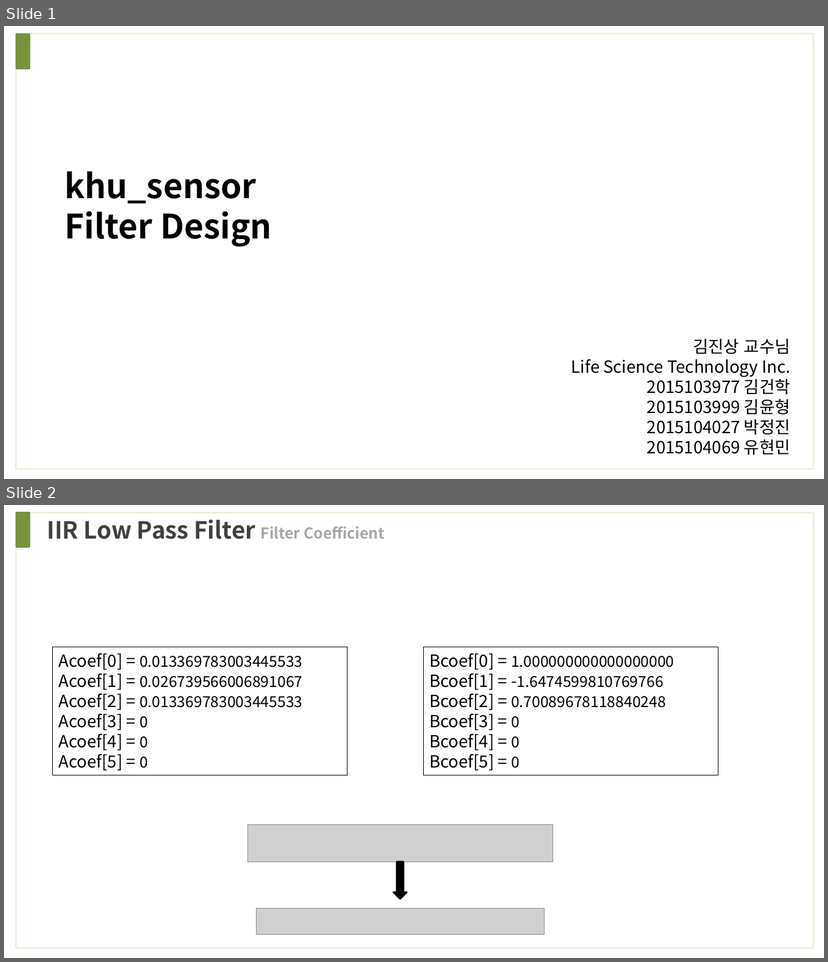
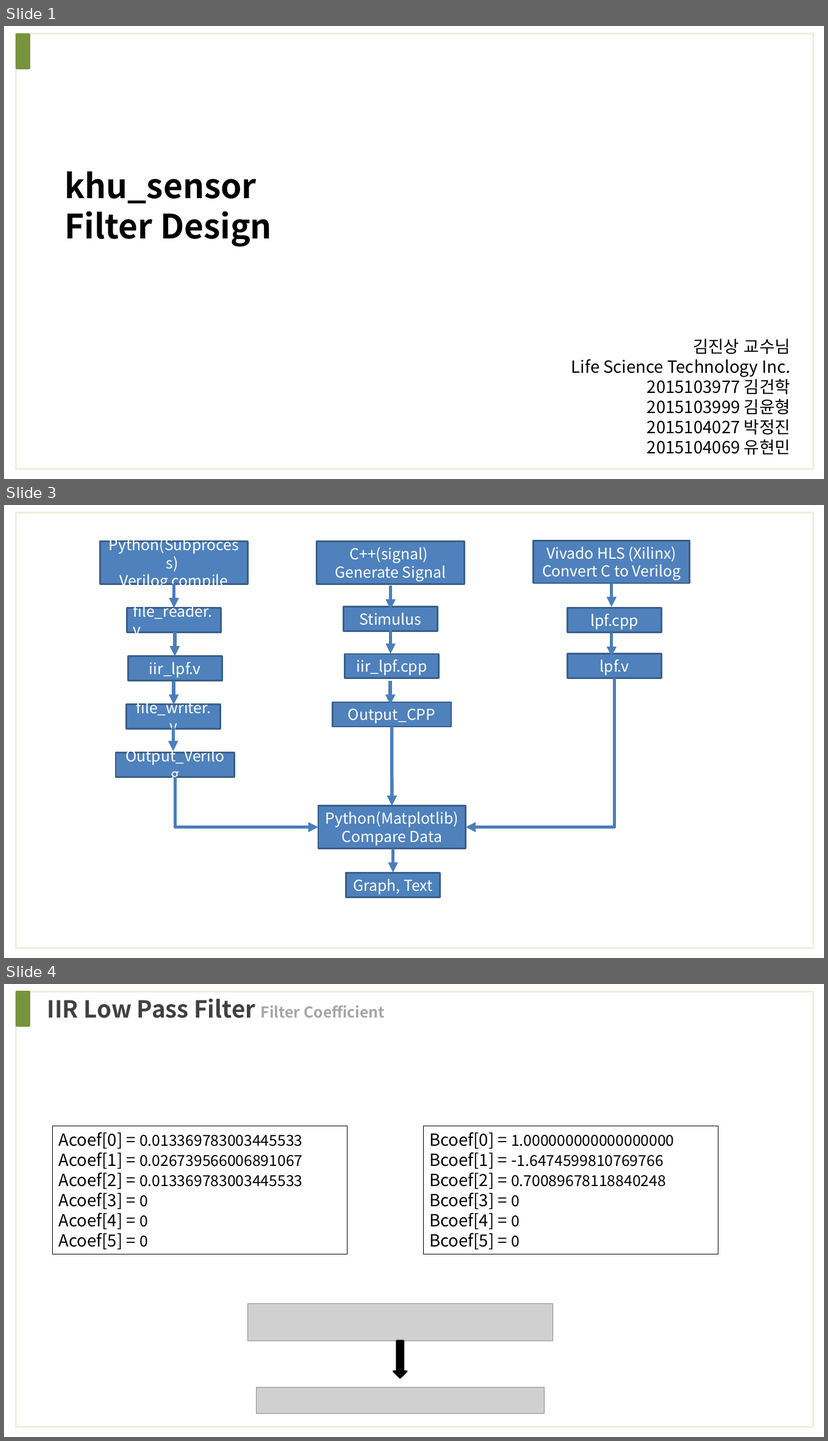
Before and after one commit to wjdwls0630/khu_sensor, a slide deck: Reference/Filter/Filter_Test.pptx. Shown one above the other, each under a label of ours: slides 1 and 2 before the commit, slides 1, 3 and 4 after it; the slides between them are not shown. The pictures are 828x962 and 828x1441 pixels, drawn with LibreOffice and Linux fonts; fonts in the diff are those of the drawing; grey boxes stand for pictures. Boxes give left, top, right and bottom in pixels: in the first picture for what was removed or moved away, otherwise in the second. Text is boxed around its words. In the diff, an @@ line names an element or a change of style, - is before the commit and + after.

```diff
--- a/Reference/Filter/Filter_Test.pptx
+++ b/Reference/Filter/Filter_Test.pptx
@@ slide 3 added at box(4, 505, 824, 958), background #FFFFFF @@
@@ rectangle added at box(16, 512, 812, 947), outline #EBF1DE 2.25 pt @@
@@ rectangle added at box(100, 541, 248, 584), fill #4F81BD, outline #3A5F8C 2 pt, 18 pt, text #FFFFFF @@
+Python(Subprocess)
+Verilog compile
@@ rectangle added at box(316, 541, 464, 584), fill #4F81BD, outline #3A5F8C 2 pt, 18 pt, text #FFFFFF @@
+C++(signal)
+Generate Signal
@@ rectangle added at box(533, 540, 689, 584), fill #4F81BD, outline #3A5F8C 2 pt, 18 pt, text #FFFFFF @@
+Vivado HLS (Xilinx)
+Convert C to Verilog
@@ arrow added from (174, 584) to (174, 607), #4B7EBC 4 pt @@
@@ arrow added from (390, 586) to (390, 609), #4B7EBC 4 pt @@
@@ arrow added from (612, 583) to (612, 607), #4B7EBC 4 pt @@
@@ rectangle added at box(127, 607, 221, 632), fill #4F81BD, outline #3A5F8C 2 pt, 18 pt, text #FFFFFF @@
+file_reader.v
@@ rectangle added at box(344, 607, 437, 631), fill #4F81BD, outline #3A5F8C 2 pt, 18 pt, text #FFFFFF @@
+Stimulus
@@ rectangle added at box(568, 607, 661, 632), fill #4F81BD, outline #3A5F8C 2 pt, 18 pt, text #FFFFFF @@
+lpf.cpp
@@ arrow added from (175, 632) to (175, 656), #4B7EBC 4 pt @@
@@ arrow added from (390, 630) to (390, 653), #4B7EBC 4 pt @@
@@ arrow added from (612, 632) to (612, 656), #4B7EBC 4 pt @@
@@ rectangle added at box(128, 656, 222, 680), fill #4F81BD, outline #3A5F8C 2 pt, 18 pt, text #FFFFFF @@
+iir_lpf.v
@@ rectangle added at box(345, 654, 438, 678), fill #4F81BD, outline #3A5F8C 2 pt, 18 pt, text #FFFFFF @@
+iir_lpf.cpp
@@ rectangle added at box(568, 653, 661, 678), fill #4F81BD, outline #3A5F8C 2 pt, 18 pt, text #FFFFFF @@
+lpf.v
@@ arrow added from (174, 681) to (174, 704), #4B7EBC 4 pt @@
@@ arrow added from (390, 681) to (390, 704), #4B7EBC 4 pt @@
@@ elbow arrow added from (614, 678) to (466, 826), #4B7EBC 4 pt @@
@@ rectangle added at box(127, 704, 220, 728), fill #4F81BD, outline #3A5F8C 2 pt, 18 pt, text #FFFFFF @@
+file_writer.v
@@ rectangle added at box(332, 701, 451, 726), fill #4F81BD, outline #3A5F8C 2 pt, 18 pt, text #FFFFFF @@
+Output_CPP
@@ arrow added from (173, 727) to (173, 751), #4B7EBC 4 pt @@
@@ arrow added from (391, 726) to (392, 806), #4B7EBC 4 pt @@
@@ rectangle added at box(116, 752, 235, 776), fill #4F81BD, outline #3A5F8C 2 pt, 18 pt, text #FFFFFF @@
+Output_Verilog
@@ elbow arrow added from (175, 777) to (318, 826), #4B7EBC 4 pt @@
@@ rectangle added at box(318, 806, 466, 848), fill #4F81BD, outline #3A5F8C 2 pt, 18 pt, text #FFFFFF @@
+Python(Matplotlib)
+Compare Data
@@ arrow added from (393, 848) to (393, 872), #4B7EBC 4 pt @@
@@ rectangle added at box(346, 872, 440, 897), fill #4F81BD, outline #3A5F8C 2 pt, 18 pt, text #FFFFFF @@
+Graph, Text
@@ what was slide 2 is now slide 4 @@
```
Also in this commit, not shown: 1 slide changed, 6 other slides added, 3 slides removed, 10 other files.
